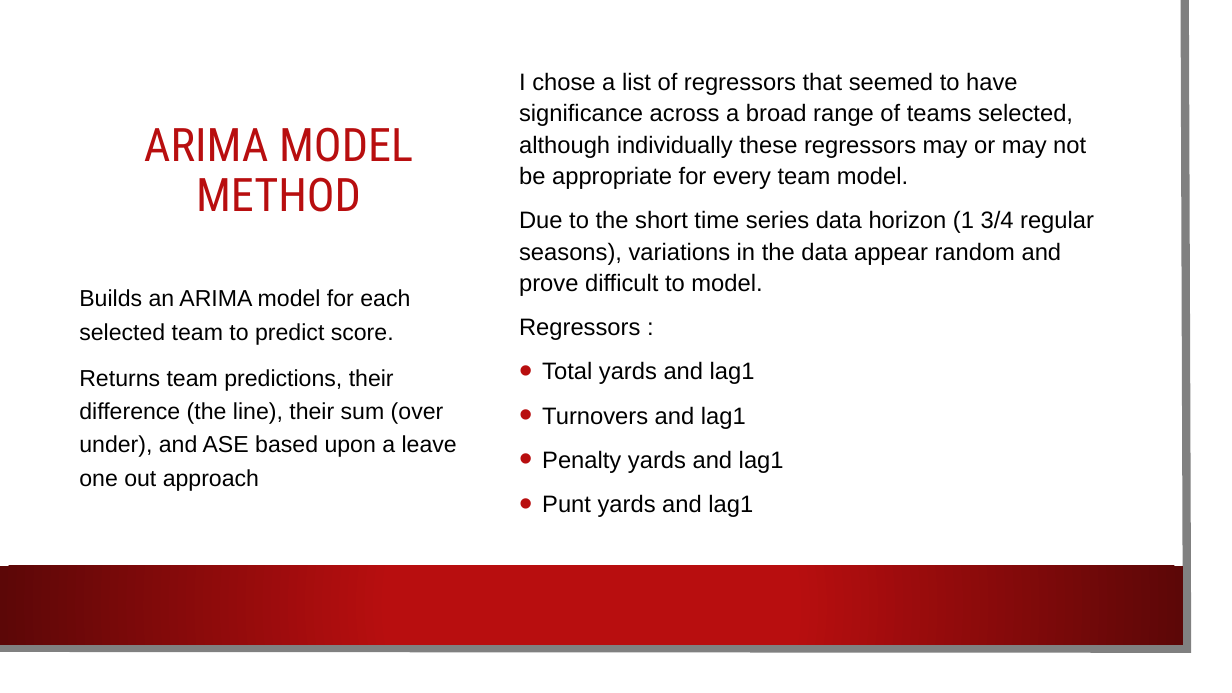
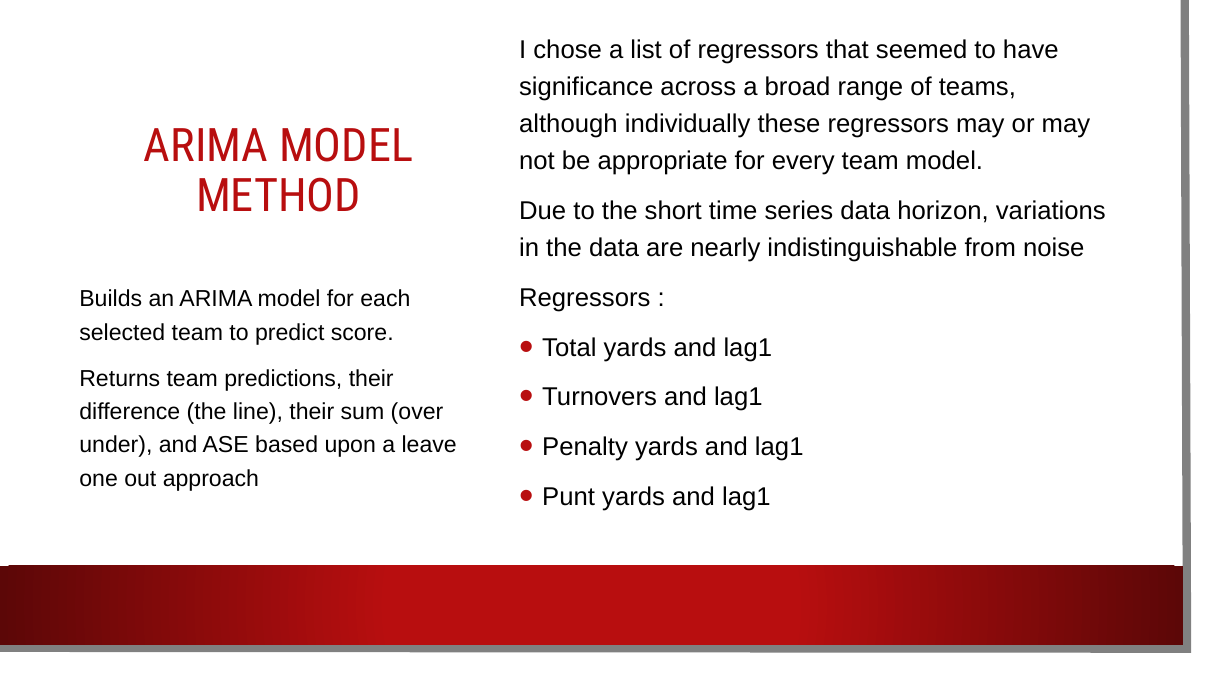
Before and after one commit to realdanielbyrne/NfL-Time-Series-Modeling, a slide deck: slide 12 of dbyrne_predicting_nfl_scores.pptx (slide 11 before the commit). Drawn at 1232x693 pixels with LibreOffice and Linux fonts; fonts in the diff are those of the drawing; background and template pictures are left out. Boxes give left, top, right and bottom in pixels: in the first picture for what was removed or moved away, otherwise in the second. Text is boxed around its words. In the diff, an @@ line names an element or a change of style, - is before the commit and + after.

```diff
--- a/dbyrne_predicting_nfl_scores.pptx
+++ b/dbyrne_predicting_nfl_scores.pptx
@@ text "I chose a list of ..." moved from (x1=519, y1=72, x2=1094, y2=517) to (x1=519, y1=39, x2=1106, y2=511) @@
@@ text at (x1=519, y1=39, x2=1106, y2=262): text changed; size 18.5 to 20 pt @@
-I chose a list of regressors that seemed to have significance across a broad range of teams selected, although individually these regressors may or may not be appropriate for every team model.
-Due to the short time series data horizon (1 3/4 regular seasons), variations in the data appear random and prove difficult to model.
+I chose a list of regressors that seemed to have significance across a broad range of teams, although individually these regressors may or may not be appropriate for every team model.
+Due to the short time series data horizon, variations in the data are nearly indistinguishable from noise
@@ text at (x1=519, y1=288, x2=804, y2=511): size 18.5 to 20 pt in "Regressors :", "Total yards and lag1", "Turnovers and lag1", "Penalty yards and lag1" and 1 more places; line spacing 1.1 to 1.2 @@
```
Also in this commit, not shown: 12 other slides changed, 1 slide added, 4 other files.
